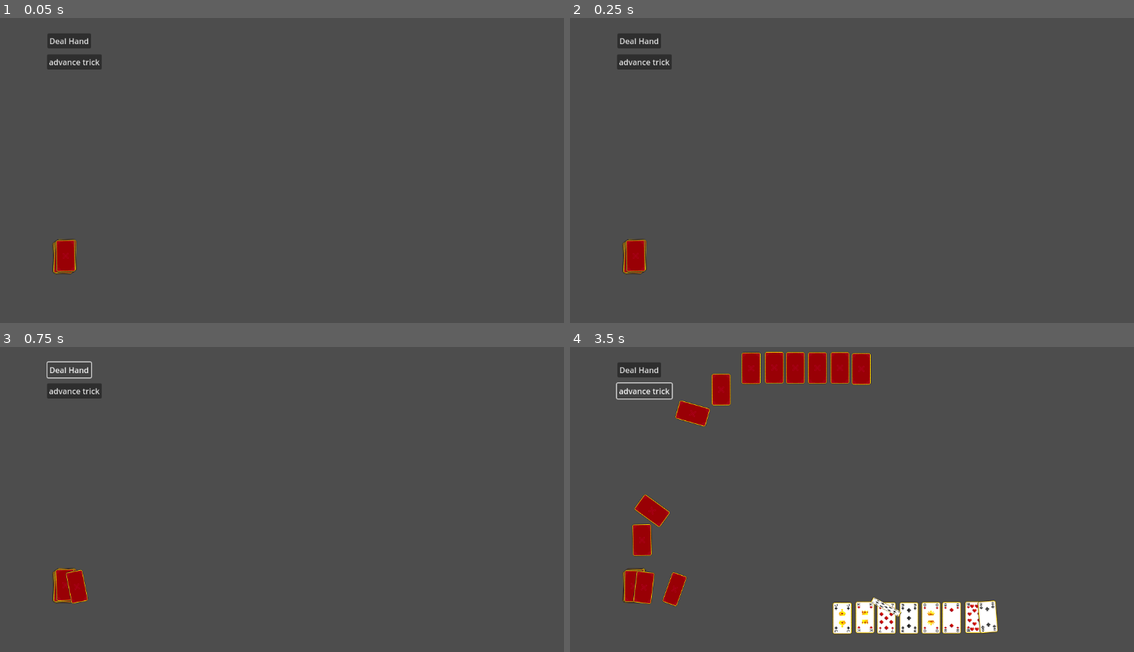
Above: before the commit, frames 1-4 (two rows, left to right).
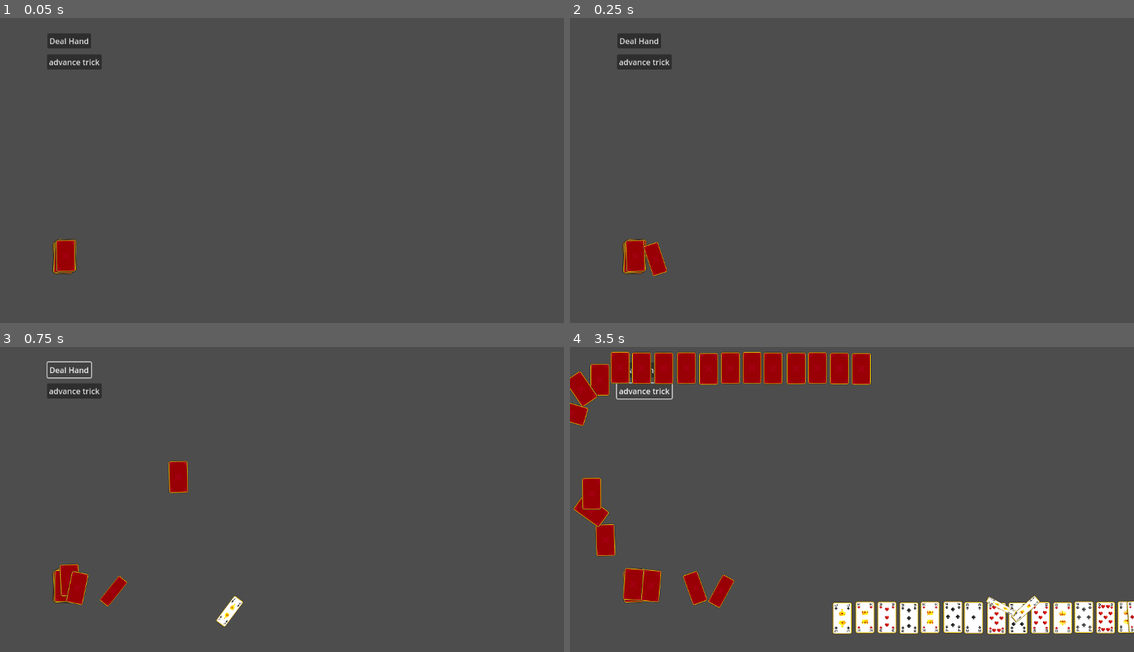
Above: after the commit, the same moments.

Repository: gneeqo/CardInterface2
Game: Godot game, scene res://Game Logic/Scenes/main.tscn
Same seed, same stepped clock (60 frames per second), same inputs: the game is played once before the commit and once after it.
Inputs:
- Up to frame 1 (0.05 s): no input
- Up to frame 2 (0.25 s): no input
- Up to frame 3 (0.75 s): click "Deal Hand" at 0.5 s
- Up to frame 4 (3.5 s): click "advance trick" at 1.25 s; click "Deal Hand" at 2 s; click "advance trick" at 2.75 s

Frame 1 is identical in both runs. In frame 2, 0.3% of the frame differs, in the area x 9-18%, y 72-85%; in frame 3, 1.1%; in frame 4, 10%, in the area x 0-100%, y 1-95%.

Commit message:
automation bug fixed

Diff:
--- a/Base Objects/input_processor.gd
+++ b/Base Objects/input_processor.gd
@@ -15,7 +15,7 @@
 
 static var playing_allowed = false
 static var menuing_allowed = false
-
+static var requrire_level_reload = false
 
 static var card_finished_playing_signal
 
@@ -23,7 +23,7 @@
 static var time_scale : float :
 	get:
 		if automating:
-			return 5.0
+			return 15
 		return time_scales[current_time_scale_index]
 
 
@@ -59,12 +59,24 @@
 func play_card():
 	var rng = RandomNumberGenerator.new()
 	var card_played:bool = false
+	var times_looped = 0
+
 	while not card_played:
-		for node in get_tree().get_nodes_in_group("auto_clickable"):
+		var auto_clickable = get_tree().get_nodes_in_group("auto_clickable")
+		if(auto_clickable.size() ==0):
+			break
+		for node in auto_clickable:
 				if(rng.randf_range(0,10) >5):
 					if(node.auto_press()):
 						card_played = true
 						break
+					else:
+						times_looped +=1
+						if times_looped > 100:
+							menuing_allowed = true
+							requrire_level_reload = true
+							print("automation got stuck trying to play a card.")
+							return
 
 func take_turn():
 	menuing_allowed = false
@@ -79,18 +91,28 @@
 func select_menu_option():
 	var rng = RandomNumberGenerator.new()
 	var option_selected = false
+	var times_looped = 0
 	while not option_selected:
-		for node in get_tree().get_nodes_in_group("auto_selectable"):
+		var auto_selectable =  get_tree().get_nodes_in_group("auto_selectable")
+		if(auto_selectable.size() == 0):
+			break
+		for node in auto_selectable:
 				if(rng.randf_range(0,10) >5):
 					node.auto_select(rng.randi_range(0,node.item_count-1))
 					option_selected = true
 					break
-	var callback_close_menu = BehaviorFactory.delayed_callback(Callable(self,"close_menu"),2)
+		times_looped +=1
+		if times_looped > 100:
+			menuing_allowed = true
+			requrire_level_reload = true
+			print("automation got stuck trying to select a menu item.")
+			return
+	var callback_close_menu = BehaviorFactory.delayed_callback(Callable(self,"close_menu"),4)
 	callback_close_menu.globalList = 1
 	add_child(callback_close_menu)
 
 func close_menu():
 	for node in get_tree().get_nodes_in_group("resume_button"):
 			node.auto_press()
-	var callback_play_card = BehaviorFactory.delayed_callback(Callable(self,"play_card"),2)
+	var callback_play_card = BehaviorFactory.delayed_callback(Callable(self,"play_card"),4)
 	callback_play_card.globalList = 1
--- a/Game Logic/Scenes/menu.tscn
+++ b/Game Logic/Scenes/menu.tscn
@@ -32,13 +32,11 @@
 [node name="PlayerNumber" type="OptionButton" parent="Control/VBoxContainer" groups=["auto_selectable"]]
 layout_mode = 2
 selected = 0
-item_count = 3
+item_count = 2
 popup/item_0/text = "2 players"
 popup/item_0/id = 0
 popup/item_1/text = "4 players"
 popup/item_1/id = 1
-popup/item_2/text = "6 players"
-popup/item_2/id = 2
 script = ExtResource("3_btpsg")
 
 [node name="CardNum" type="OptionButton" parent="Control/VBoxContainer" groups=["auto_selectable"]]
--- a/Game Logic/Scripts/Menus/menu_functions.gd
+++ b/Game Logic/Scripts/Menus/menu_functions.gd
@@ -6,7 +6,7 @@
 var new_player_number_index: int
 var initial_hand_size_index:int
 
-var reload_level: bool = false
+
 
 var reload_due_to_player_num = false
 var reload_due_to_hand_size = false
@@ -16,6 +16,7 @@
 	level_loader = get_node("/root/Root/LevelLoader")
 	initial_play_speed_index = InputProcessor.current_time_scale_index
 	initial_player_number_index = level_loader.current_level_index
+	initial_hand_size_index = Referee.hand_size
 
 
 
@@ -27,8 +28,10 @@
 
 func _on_resume_self_pressed() -> void:
 	if level_loader.menu_done_moving:
-		if reload_due_to_hand_size or reload_due_to_player_num:
+		if reload_due_to_hand_size or reload_due_to_player_num or InputProcessor.requrire_level_reload:
 			level_loader.load_scene_at_index(new_player_number_index)
+			InputProcessor.requrire_level_reload = false
+
 		level_loader.dispose_main_menu()
 
 
@@ -66,7 +69,7 @@
 			Referee.hand_size = 13
 		1:
 			Referee.hand_size = 6
-	if index != initial_player_number_index:
+	if index != initial_hand_size_index:
 		reload_due_to_hand_size = true
 		var fade_in = BehaviorFactory.fade(1,0.2)
 		fade_in.globalList = 1
--- a/Game Logic/Scripts/card_player.gd
+++ b/Game Logic/Scripts/card_player.gd
@@ -19,6 +19,9 @@
 
 
 func take_turn():
+	if hand.cards_in_group.size() ==0:
+		print("no cards in hand.")
+		return
 	if is_human:
 		take_turn_human()
 	else:
--- a/Game Logic/Scripts/referee.gd
+++ b/Game Logic/Scripts/referee.gd
@@ -34,16 +34,16 @@
 
 func _process(_dt:float)->void:
 	if auto_start:
-		if InputProcessor.automating:
-			var loader : LevelLoader = get_node("/root/Root/LevelLoader")
-			if loader.level_done_loading:
-				deal_hand_to_players()
-				auto_start = false
+		var loader : LevelLoader = get_node("/root/Root/LevelLoader")
+		if loader.level_done_loading:
+			deal_hand_to_players()
+			auto_start = false
 
 
 
 
 func restart_trick(winning_card:Card):
+	print("restart_trick")
 	var destination_group = winning_card.owning_player.winnings_pile
 	#send winning cards to winner
 	while(!trick.cards_in_group.is_empty()):
@@ -61,6 +61,7 @@
 		(Callable(self,"end_round").bind(destination_group.received_card))
 
 func evaluate_trick(receiving_signal:Signal):
+	print("evaluate_trick")
 	#don't trigger this again until reconnected
 	for connection:Dictionary in receiving_signal.get_connections():
 		if connection["callable"].get_method() == "evaluate_trick":
@@ -91,6 +92,7 @@
 
 
 func attempt_play(card:Card, player:CardPlayer)->void:
+	print("attempt_play")
 	if turn_index == -1:
 		print("playing not allowed right now.")
 		return
@@ -116,6 +118,7 @@
 
 
 func next_trick(receiving_signal : Signal):
+	print("next_trick")
 	#don't trigger this again until reconnected
 	for connection:Dictionary in receiving_signal.get_connections():
 		if connection["callable"].get_method() == "next_trick":
@@ -124,10 +127,15 @@
 	turn_index = 0
 	starting_player_index = (starting_player_index+1)%(players.size())
 
+	if active_player.hand.cards_in_group.size() ==0:
+		breakpoint
+
+
 	active_player.take_turn()
 
 
 func advance_trick(receiving_signal:Signal):
+	print("advance_trick")
 	#don't trigger this again until reconnected
 	for connection:Dictionary in receiving_signal.get_connections():
 		if connection["callable"].get_method() == "advance_trick":
@@ -136,6 +144,7 @@
 		active_player.take_turn()
 
 func end_round(receiving_signal:Signal):
+	print("end_round")
 	#don't trigger this again until reconnected
 	for connection:Dictionary in receiving_signal.get_connections():
 		if connection["callable"].get_method() == "end_round":
@@ -145,12 +154,18 @@
 	deal_hand_to_players()
 
 func end_game():
-	pass
-
+	print("end_game")
+	var level_loader : LevelLoader = get_node("/root/Root/LevelLoader")
+	if InputProcessor.automating:
+		InputProcessor.menuing_allowed = true
+		InputProcessor.requrire_level_reload = true
+	else:
+		level_loader.load_main_menu()
 
 func deal_hand_to_players():
-	if(hand_size > deck.cards_in_group.size()*players.size()):
+	if(deck.cards_in_group.size()< hand_size*players.size()):
 		end_game()
+		return
 	else:
 		var delay_time = deal_delay*players.size()*hand_size + deal_delay*hand_size
 		add_child(BehaviorFactory.delayed_callback(Callable(self,"start_play"),delay_time))
@@ -175,8 +190,10 @@
 		deck.send_card(deck.top_card(),player.hand)
 	else:
 		print("not enough cards in the deck!")
+		end_game()
 
 
 func start_play() -> void:
+	print("start_play")
 	turn_index = 0
 	active_player.take_turn()
